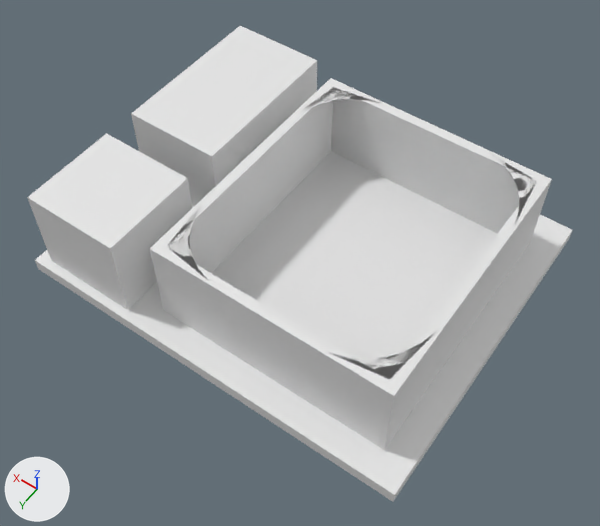
Before and after pictures for a commit that changed the Blender file Assets/Models/hero.blend.
Both versions are drawn from a 50 mm lens placed at (-5.9, 8.51, 12.95), pointed at (-0.56, 1.04, 1.2). Lighting does not change. The marker at lower left points along +X, +Y and +Z.
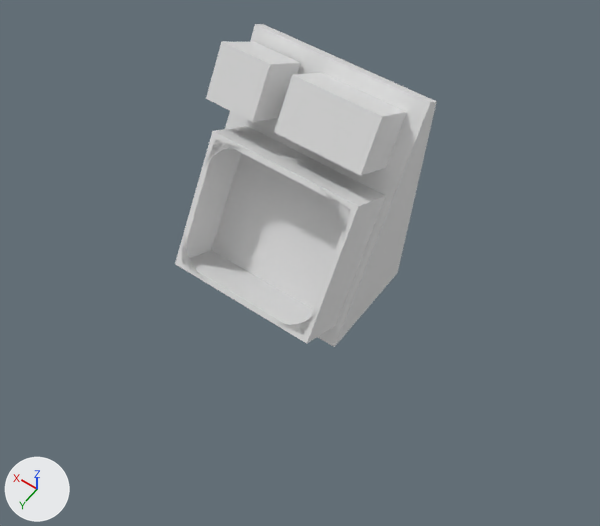
Commit message: Updated hero model

Pixel boxes [x1, y1, x2, y2] of what changed, in the pictures (600 x 526 px; the box of a moved part takes in the faces that stretch with it):
'Cube.003', moved, turned, rescaled
    before: [150, 78, 552, 450]
    after: [175, 126, 386, 343]
'Cube', reshaped, moved, turned, rescaled
    before: [35, 206, 572, 502]
    after: [225, 24, 437, 347]
'Cube.002', moved, turned, rescaled
    before: [131, 26, 317, 206]
    after: [274, 73, 407, 176]
'Cube.001', moved, turned, rescaled
    before: [27, 133, 192, 310]
    after: [206, 41, 301, 122]
part 1 of me_cube_003, moved or reshaped
    before: [35, 232, 572, 502]
    after: [335, 101, 437, 346]

Patch to the scene script:
```diff
--- a/Assets/Models/hero.blend.py
+++ b/Assets/Models/hero.blend.py
@@ me_cube_003 @@
 me_cube_003.from_pydata(...)  # 8 vertices, 6 faces; spans x -1.0..1.0, y -1.0..1.0, z -1.0..1.0
 # used by ob_cube; location = (0.0, 0.0, 0.14); scale = (4.07, 3.38, 0.14)
-me_cube_003.vertices[0].co = (-1.0, -1.0, -1.0)  # pixel (569, 238)
-me_cube_003.vertices[2].co = (-1.0, 1.0, -1.0)  # pixel (393, 502)
+# me_cube_003 part 1
+me_cube_003.vertices[0].co = (-0.56, -1.0, -13.16)  # pixel (397, 272)
+me_cube_003.vertices[2].co = (-0.56, 1.0, -13.16)
@@ ob_cube @@
 ob_cube = bpy.data.objects.new('Cube', me_cube_003)
-ob_cube.location = (0.0, 0.0, 0.14)
-ob_cube.scale = (4.07, 3.38, 0.14)
+ob_cube.location = (0.1, 0.13, 1.95)
+ob_cube.rotation_euler = (0.0, -1.018, -1.571)  # degrees (0, -58, -90)
+ob_cube.scale = (2.38, 1.76, 0.14)
@@ ob_cube_001 @@
 ob_cube_001 = bpy.data.objects.new('Cube.001', me_cube_004)
-ob_cube_001.location = (2.8, 2.2, 1.09)
+ob_cube_001.location = (1.24, -0.12, 3.69)
+ob_cube_001.rotation_euler = (0.0, -1.018, -1.571)  # degrees (0, -58, -90)
+ob_cube_001.scale = (0.5, 0.5, 0.5)
@@ ob_cube_002 @@
 ob_cube_002 = bpy.data.objects.new('Cube.002', me_cube_005)
-ob_cube_002.location = (2.8, -1.17, 1.09)
-ob_cube_002.scale = (1.0, 1.7, 1.0)
+ob_cube_002.location = (-0.49, -0.19, 3.62)
+ob_cube_002.rotation_euler = (0.0, -1.018, -1.571)  # degrees (0, -58, -90)
+ob_cube_002.scale = (0.5, 0.85, 0.5)
@@ ob_cube_003 @@
 ob_cube_003 = bpy.data.objects.new('Cube.003', me_cube_006)
-ob_cube_003.location = (-1.13, 0.12, 1.09)
-ob_cube_003.scale = (2.4, 2.7, 1.0)
+ob_cube_003.location = (-0.04, 1.03, 1.72)
+ob_cube_003.rotation_euler = (0.0, -1.018, -1.571)  # degrees (0, -58, -90)
+ob_cube_003.scale = (1.32, 1.49, 0.55)
 _m = ob_cube_003.modifiers.new('Subdivision', 'SUBSURF')
```
